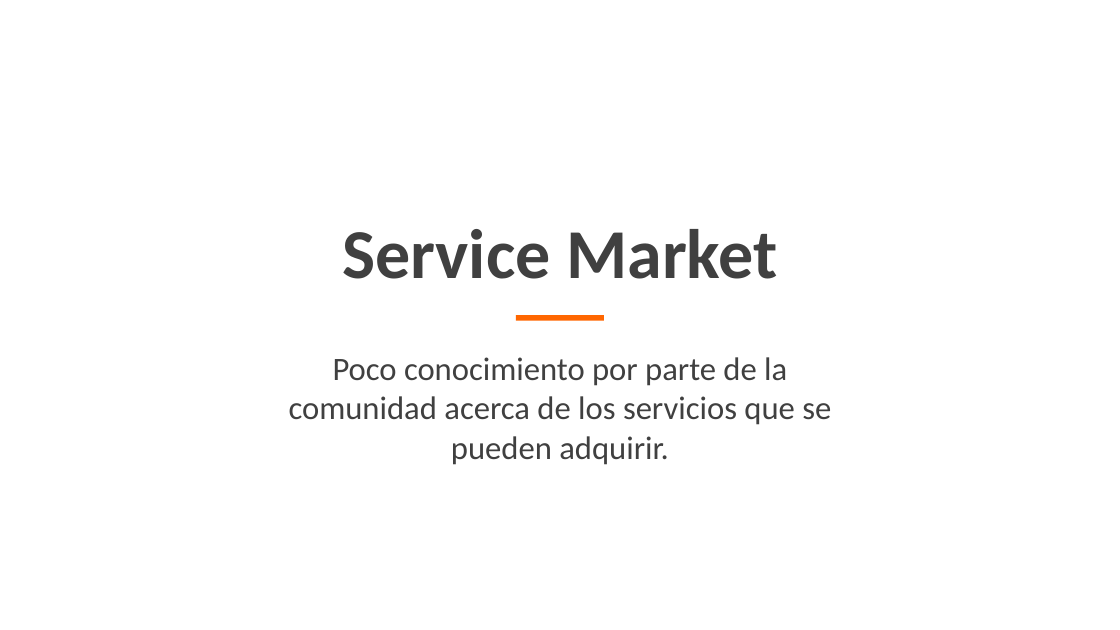
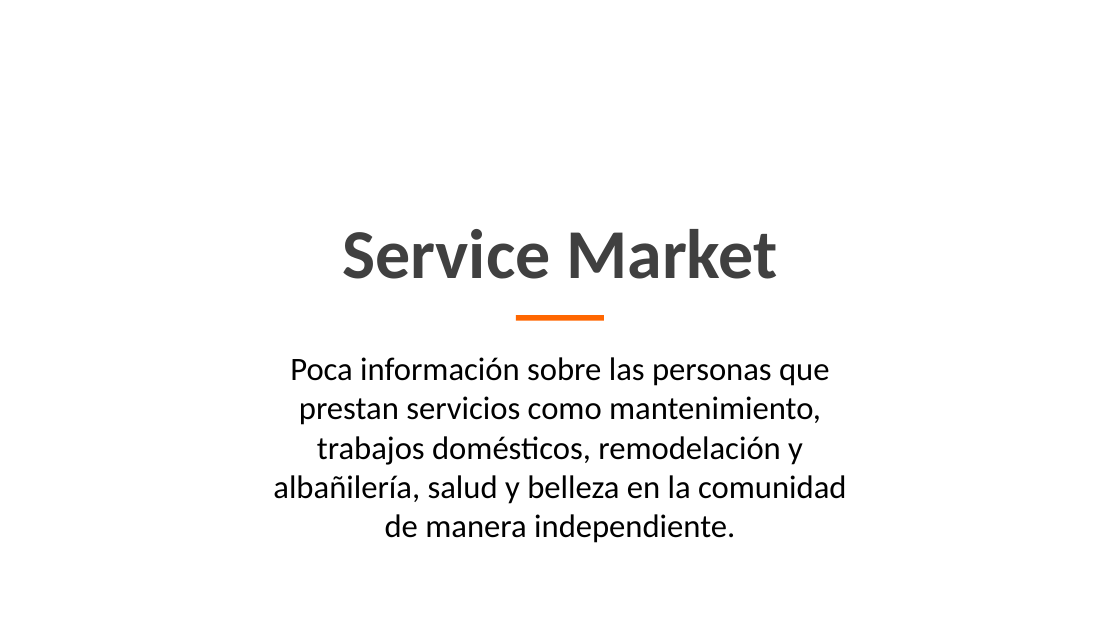
Before and after one commit to yeseniaquejada/SERVICE_MARKET, a slide deck: slide 2 of PROYECTO FORMATIVO.pptx. Drawn at 1120x630 pixels with LibreOffice and Linux fonts; fonts in the diff are those of the drawing; background and template pictures are left out. Boxes give left, top, right and bottom in pixels: in the first picture for what was removed or moved away, otherwise in the second. Text is boxed around its words. In the diff, an @@ line names an element or a change of style, - is before the commit and + after.

```diff
--- a/PROYECTO FORMATIVO.pptx
+++ b/PROYECTO FORMATIVO.pptx
@@ text at (x1=273, y1=357, x2=846, y2=543): text changed; text colour #404040 to #000000 @@
-Poco conocimiento por parte de la comunidad acerca de los servicios que se pueden adquirir.
+Poca información sobre las personas que prestan servicios como mantenimiento, trabajos domésticos, remodelación y albañilería, salud y belleza en la comunidad de manera independiente.
```
Also in this commit, not shown: 3 other slides changed, 16 other files.
